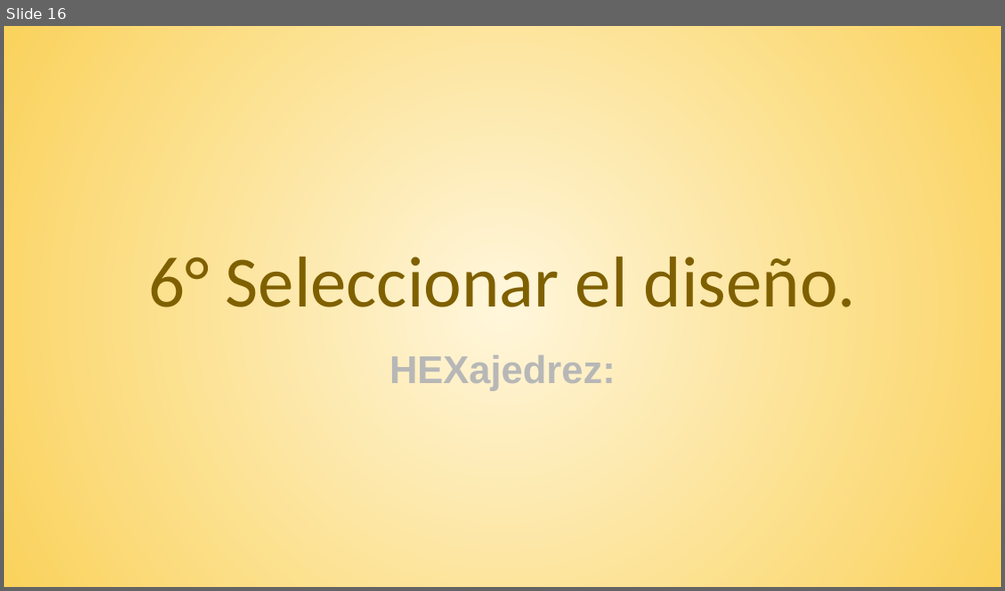
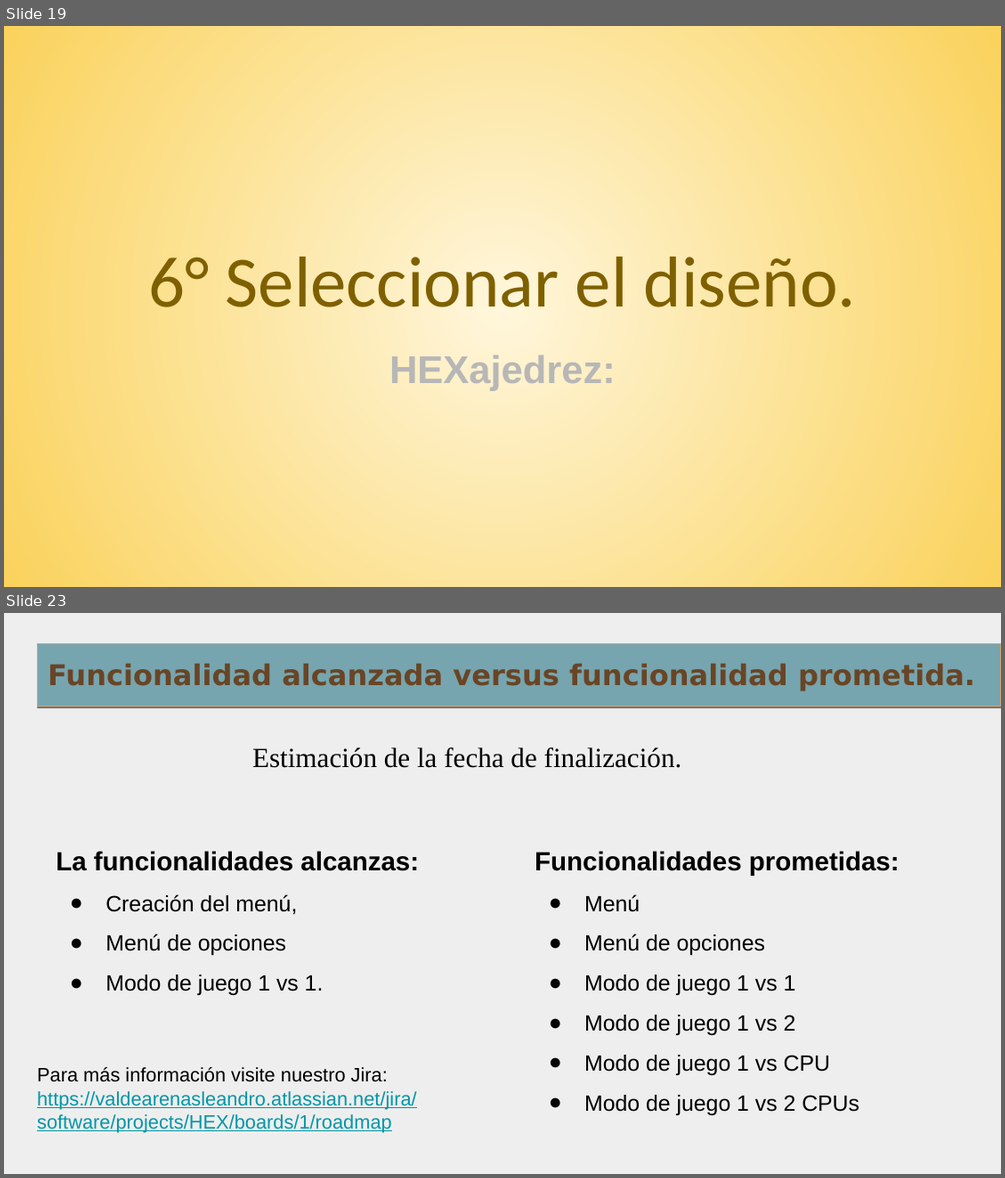
Before and after one commit to raullencinas-frm-utn/Hexajedrez, a slide deck: Hexajedrez - Presentación.odp. Shown one above the other, each under a label of ours: slide 16 before the commit, slides 19 and 23 after it; the slides between them are not shown. The pictures are 1005x591 and 1005x1178 pixels, drawn with LibreOffice and Linux fonts; fonts in the diff are those of the drawing. Boxes give left, top, right and bottom in pixels: in the first picture for what was removed or moved away, otherwise in the second. Text is boxed around its words. In the diff, an @@ line names an element or a change of style, - is before the commit and + after.

```diff
--- a/Hexajedrez - Presentación.odp
+++ b/Hexajedrez - Presentación.odp
@@ slide 23 added at (x1=4, y1=613, x2=1001, y2=1174), background #EEEEEE @@
@@ title added at (x1=38, y1=644, x2=1001, y2=706), fill #76A5AF, outline #CEA578 0.74 pt, 20.6 pt, text #694525, bold @@
+Funcionalidad alcanzada versus funcionalidad prometida.
@@ text added at (x1=252, y1=747, x2=682, y2=768), 20 pt, text #000000 @@
+Estimación de la fecha de finalización.
@@ text added at (x1=56, y1=851, x2=419, y2=995), 16 pt, text #000000 @@
+La funcionalidades alcanzas:
+● Creación del menú,
+● Menú de opciones
+● Modo de juego 1 vs 1.
@@ text added at (x1=534, y1=851, x2=899, y2=1115), 16 pt, text #000000 @@
+Funcionalidades prometidas:
+● Menú
+● Menú de opciones
+● Modo de juego 1 vs 1
+● Modo de juego 1 vs 2
+● Modo de juego 1 vs CPU
+● Modo de juego 1 vs 2 CPUs
@@ text added at (x1=37, y1=1067, x2=417, y2=1133), 14 pt, text #0097A7, underline @@
+Para más información visite nuestro Jira:
+https://valdearenasleandro.atlassian.net/jira/software/projects/HEX/boards/1/roadmap
@@ what was slide 16 is now slide 19 @@
```
Also in this commit, not shown: 6 slides changed, 10 other slides added, 2 slides removed, 1 other file.
